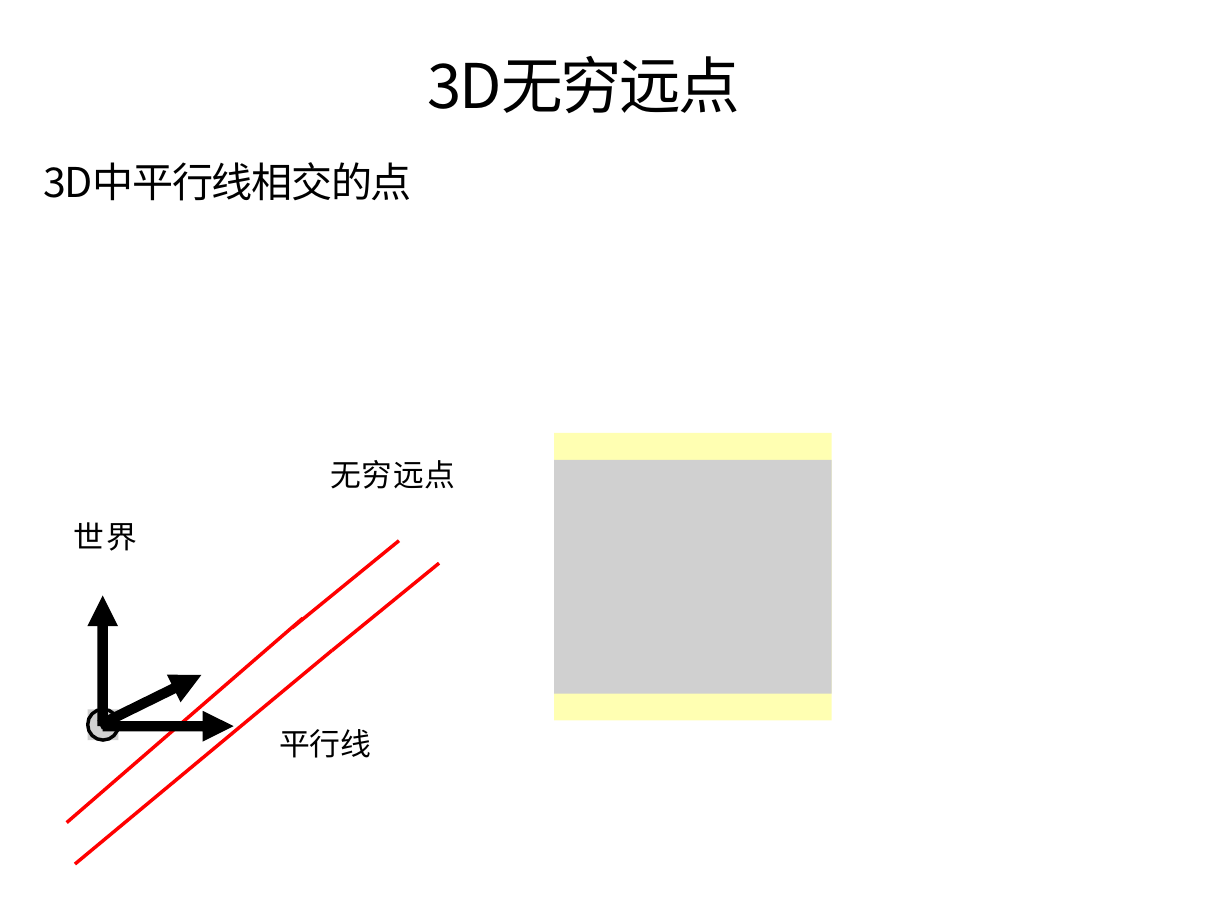
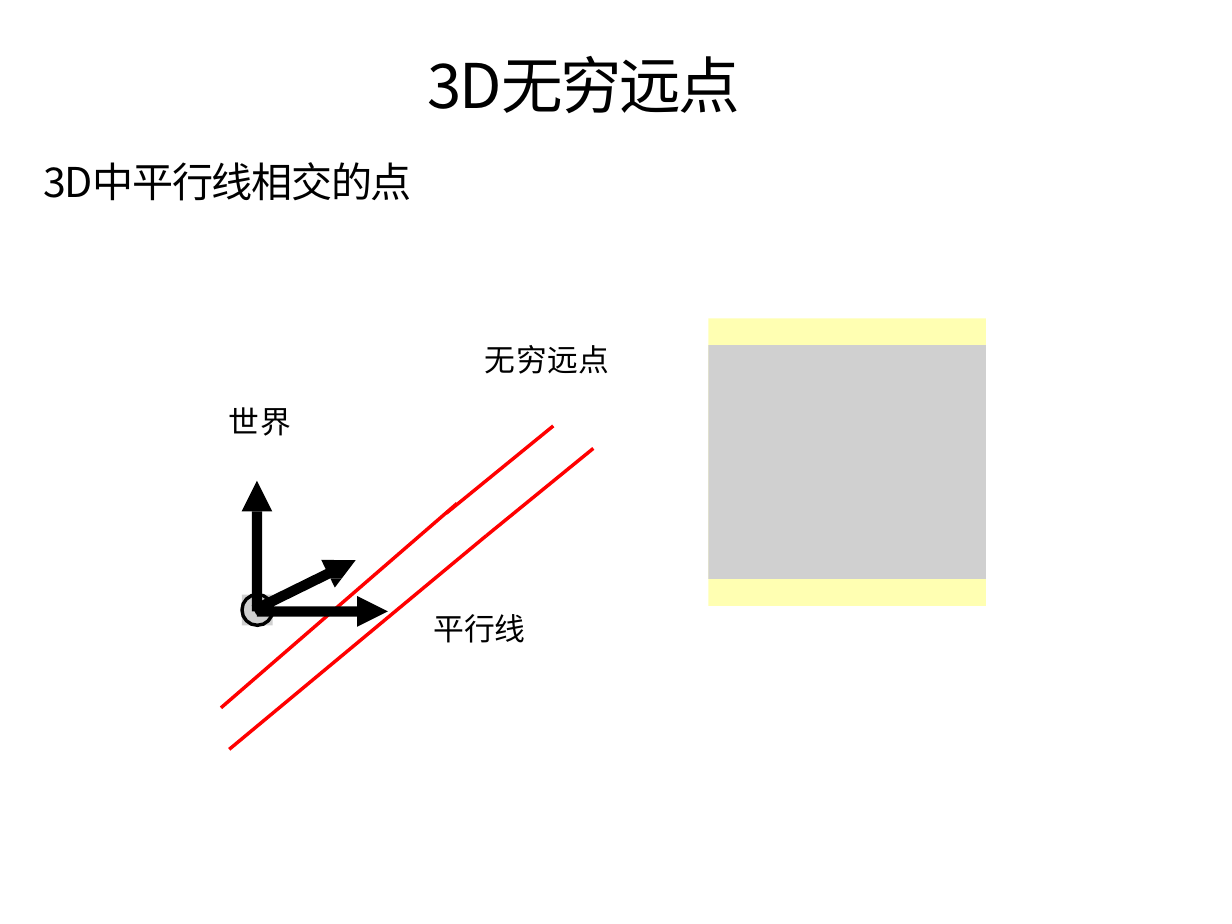
Before and after one commit to evenhax/translation_and_refining_for_cs231a, a slide deck: slide 24 of PPT231a_trans_and_refine/中文矫正版/lecture4_single_view_metrology .pptx. Drawn at 1232x924 pixels with LibreOffice and Linux fonts; fonts in the diff are those of the drawing; grey boxes stand for pictures; background and template pictures are left out. Boxes give left, top, right and bottom in pixels: in the first picture for what was removed or moved away, otherwise in the second. Text is boxed around its words. In the diff, an @@ line names an element or a change of style, - is before the commit and + after.

```diff
--- a/PPT231a_trans_and_refine/中文矫正版/lecture4_single_view_metrology .pptx
+++ b/PPT231a_trans_and_refine/中文矫正版/lecture4_single_view_metrology .pptx
@@ picture added at [708,345,986,579] @@
@@ picture removed at [554,460,832,694] @@
@@ 9 freeform shapes, 2 texts, 1 picture: place and size @@
-9 freeform shapes, 2 texts, 1 picture at [67,432,832,864]
+9 freeform shapes, 2 texts, 1 picture at [221,318,986,749]
```
Also in this commit, not shown: 14 other slides changed, 2 slides removed, 5 other files.
